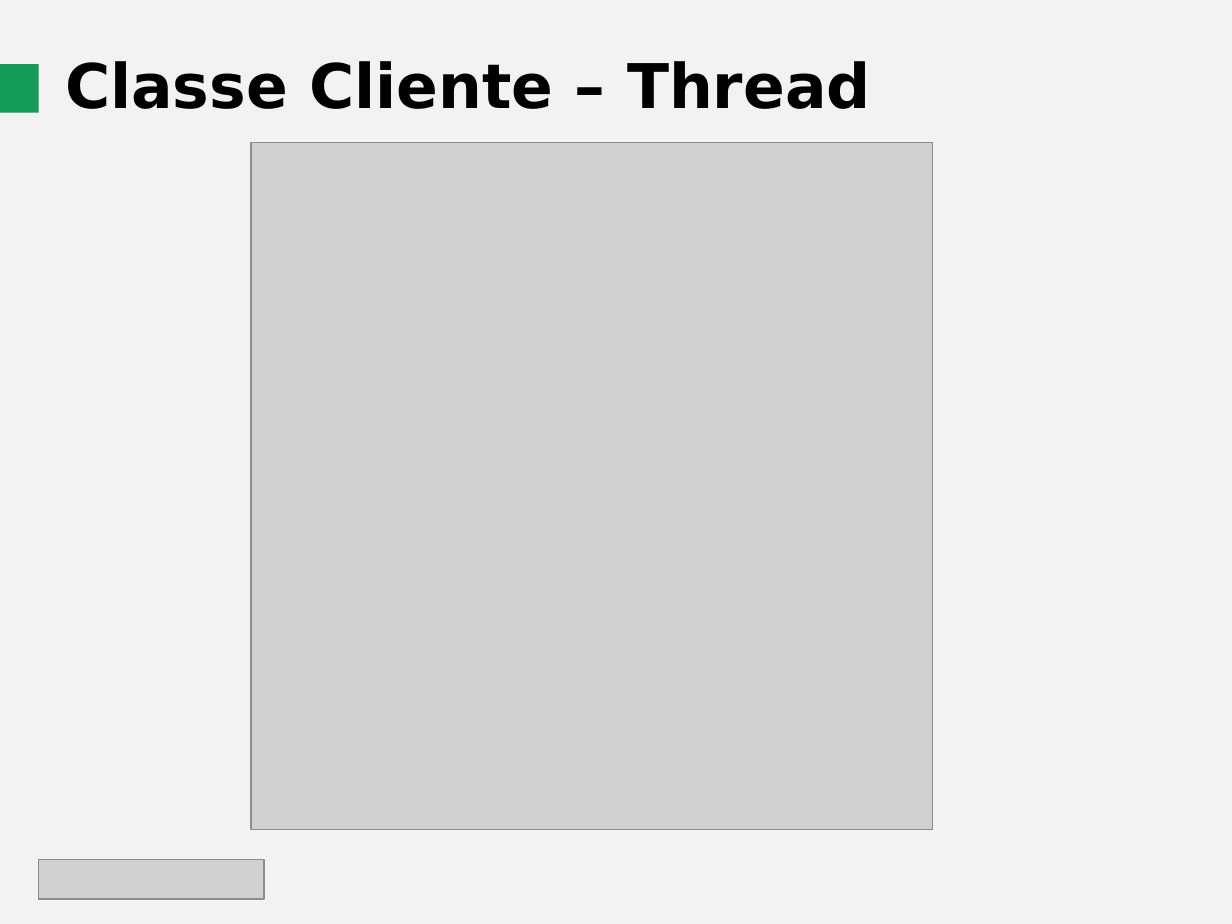
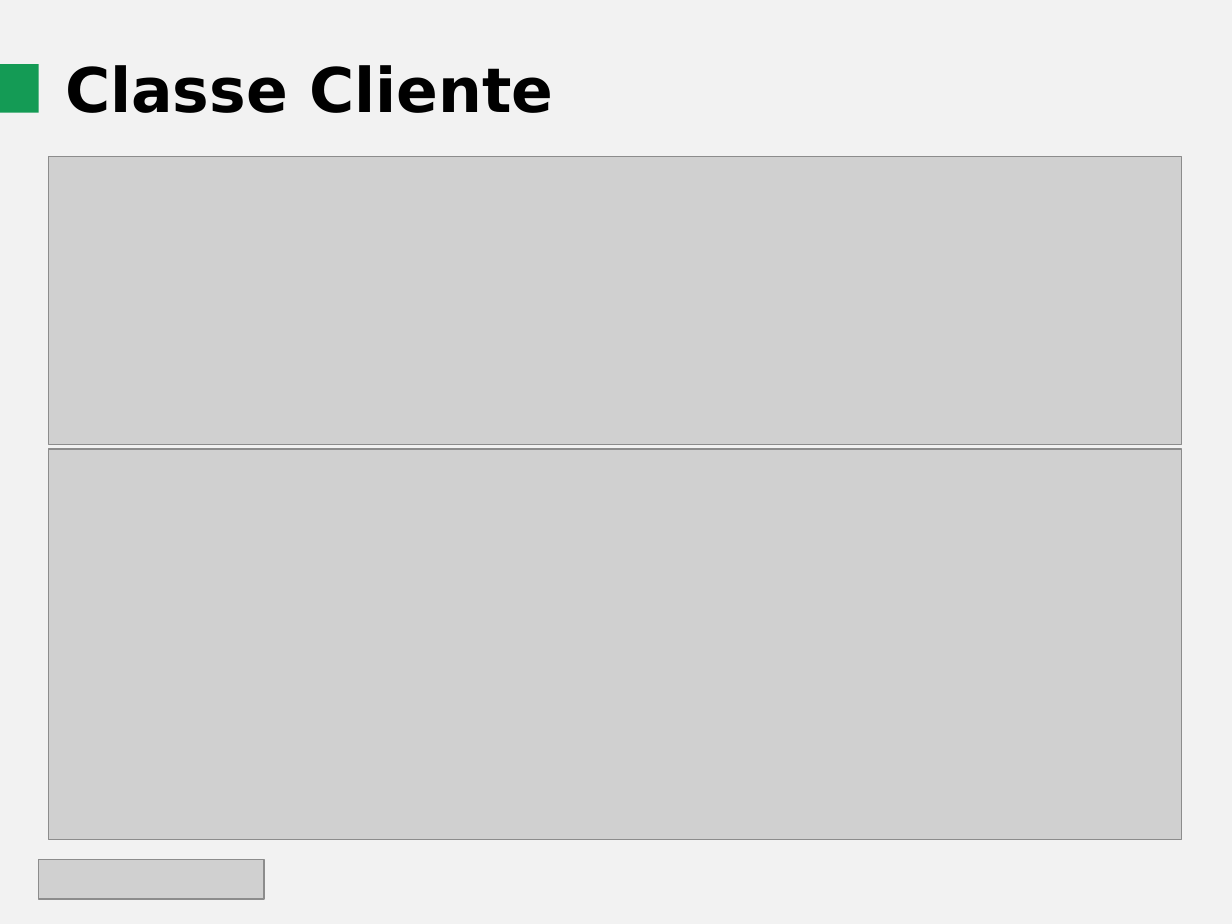
Before and after one commit to LucasVegini07/chat, a slide deck: slide 12 of Apresentação.pptx (slide 14 before the commit). Drawn at 1232x924 pixels with LibreOffice and Linux fonts; fonts in the diff are those of the drawing; grey boxes stand for pictures. Boxes give left, top, right and bottom in pixels: in the first picture for what was removed or moved away, otherwise in the second. Text is boxed around its words. In the diff, an @@ line names an element or a change of style, - is before the commit and + after.

Commit message:
Slides

```diff
--- a/Apresentação.pptx
+++ b/Apresentação.pptx
@@ text at (x1=65, y1=65, x2=553, y2=113): text changed @@
-Classe Cliente – Thread
+Classe Cliente
@@ picture added at (x1=48, y1=156, x2=1181, y2=445) @@
@@ picture resized from (x1=251, y1=143, x2=933, y2=830) to (x1=48, y1=450, x2=1181, y2=840) @@
```
Also in this commit, not shown: 4 other slides changed, 4 slides added, 1 other file.
